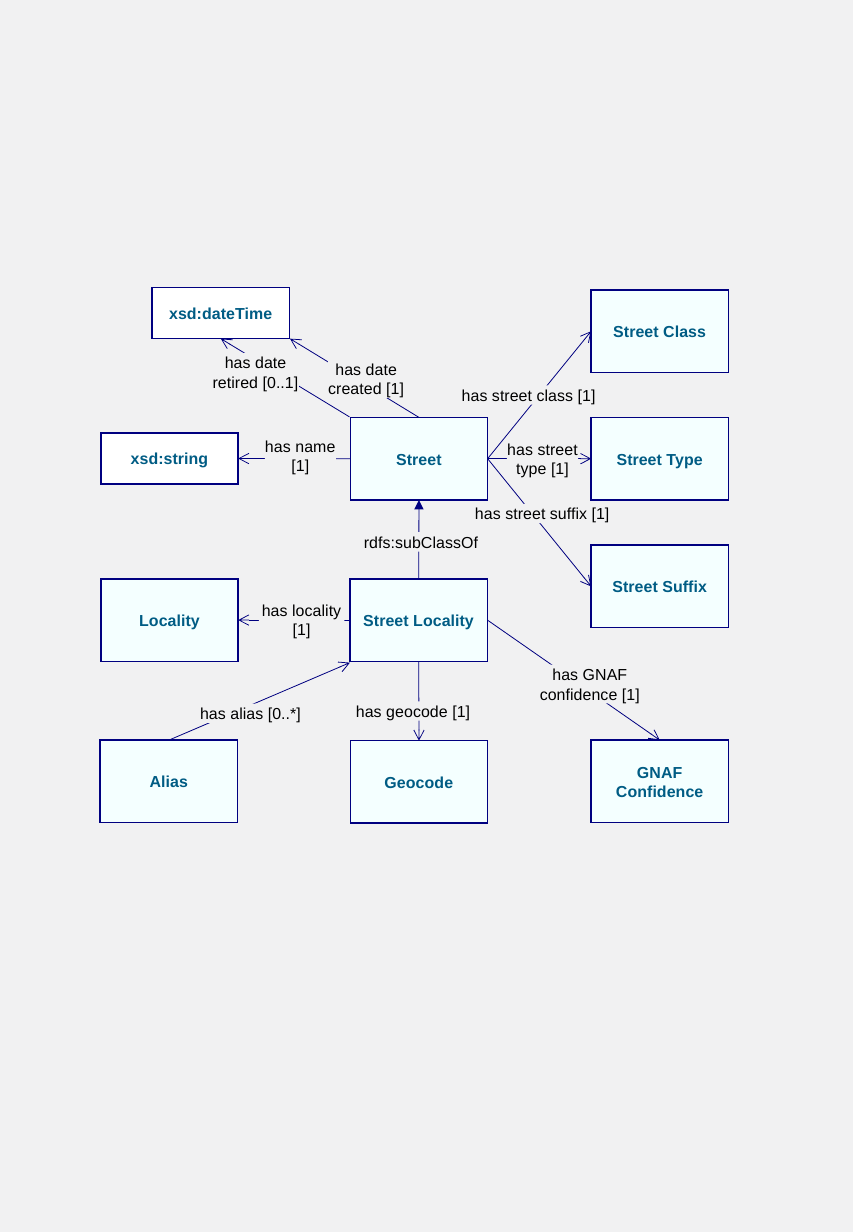
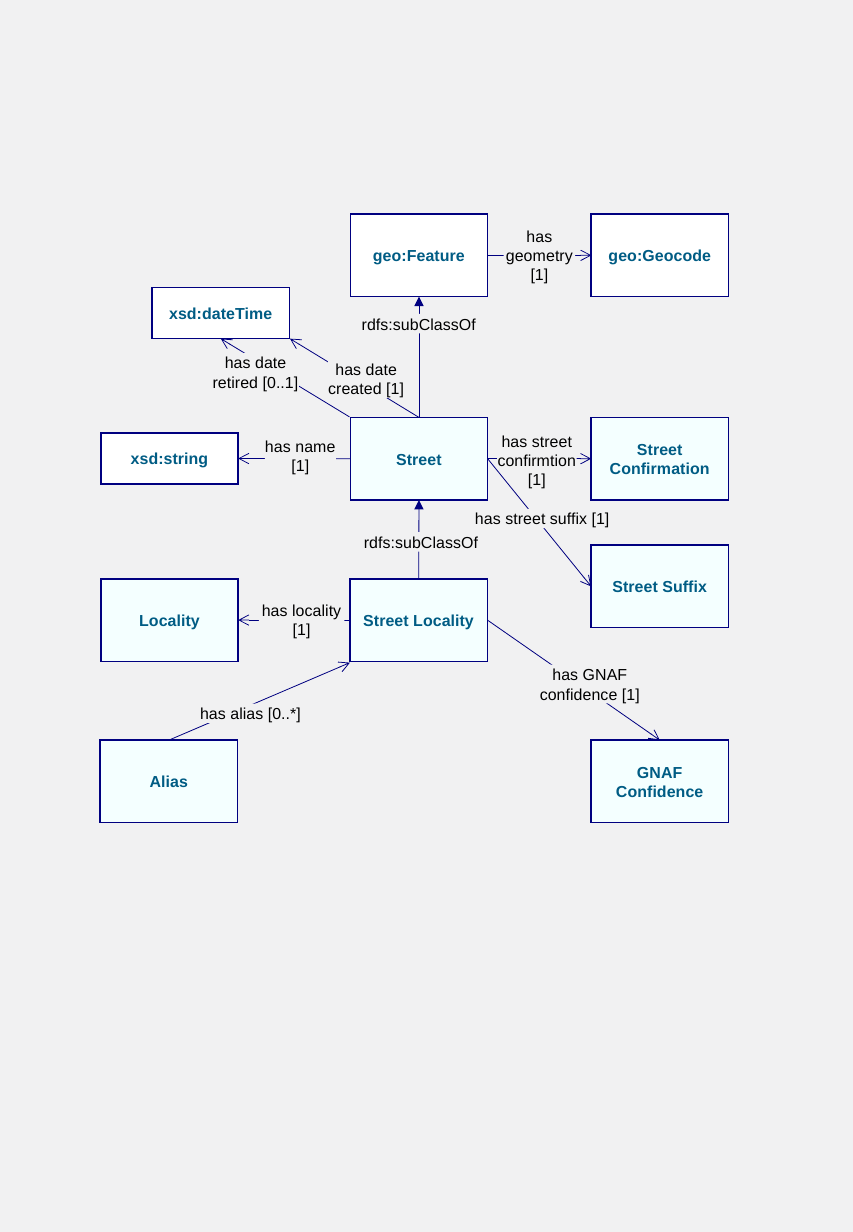
Before and after one commit to AGLDWG/gnaf-ont, a slide deck: slide 2 of docs/diagrams.pptx. Drawn at 853x1232 pixels with LibreOffice and Linux fonts; fonts in the diff are those of the drawing. Boxes give left, top, right and bottom in pixels: in the first picture for what was removed or moved away, otherwise in the second. Text is boxed around its words. In the diff, an @@ line names an element or a change of style, - is before the commit and + after.

```diff
--- a/docs/diagrams.pptx
+++ b/docs/diagrams.pptx
@@ rectangle added at (350, 214, 488, 297), fill #FFFFFF, outline #000080 1 pt, 10.1 pt, text #005C84, bold @@
+geo:Feature
@@ text at (506, 230, 573, 284): text changed @@
-has geocode [1]
+has
+geometry
+[1]
@@ rectangle "geo:Geocode": place and size @@
-rectangle "geo:Geocode" at (350, 740, 488, 823)
+rectangle "geo:Geocode" at (591, 214, 729, 297)
@@ rectangle "geo:Geocode" at (591, 214, 729, 297): fill #F4FFFF to #FFFFFF @@
@@ arrow moved from (419, 662) - (419, 740) to (488, 256) - (591, 256) @@
@@ text in rectangle at (608, 249, 711, 265): text changed @@
-Geocode
+geo:Geocode
@@ arrow moved from (488, 458) - (591, 331) to (419, 417) - (419, 297) @@
@@ arrow (419, 417) - (419, 297): arrowheads changed @@
@@ rectangle removed at (591, 290, 729, 373) @@
-Street Class
@@ rectangle added at (362, 314, 478, 333), fill #F1F1F2, 10.1 pt, text #000000 @@
+rdfs:subClassOf
@@ text removed at (462, 389, 596, 405) @@
-has street class [1]
@@ text at (498, 435, 576, 489): text changed @@
-has street
-type [1]
+has street
+confirmtion
+[1]
@@ text in rectangle at (610, 444, 710, 474): text changed @@
-Street Type
+Street Confirmation
@@ text "has street suffix [1]": place and size @@
-text "has street suffix [1]" at (474, 504, 611, 523)
+text "has street suffix [1]" at (475, 512, 610, 528)
```
Also in this commit, not shown: 3 other slides changed, 7 other files.
